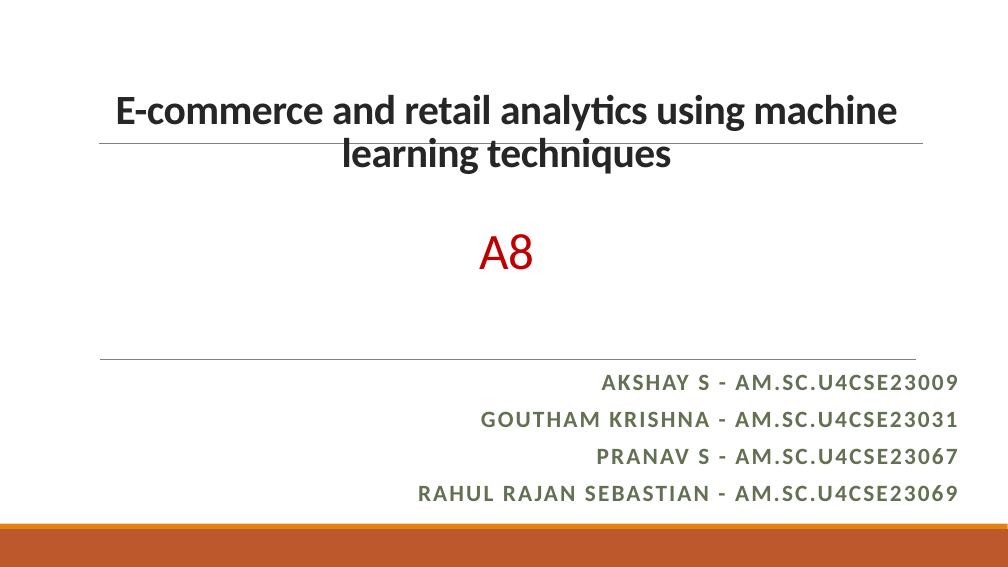
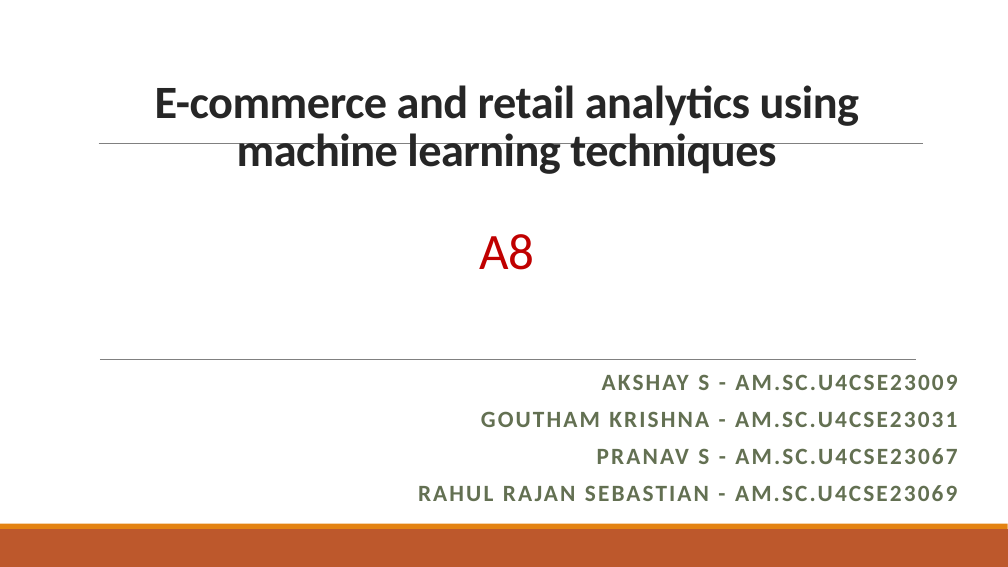
Before and after one commit to akay6483/mmml-ecommerce, a slide deck: slide 1 of docs/23CSE301_A8.pptx. Drawn at 1008x567 pixels with LibreOffice and Linux fonts; fonts in the diff are those of the drawing; background and template pictures are left out. Boxes give left, top, right and bottom in pixels: in the first picture for what was removed or moved away, otherwise in the second. Text is boxed around its words. In the diff, an @@ line names an element or a change of style, - is before the commit and + after.

```diff
--- a/docs/23CSE301_A8.pptx
+++ b/docs/23CSE301_A8.pptx
@@ title "E-commerce and retail analytics using ..." at <box>155,85,860,270</box>: size 39.6 to 44.1 pt @@
```
Also in this commit, not shown: 5 other slides changed, 1 other file.
